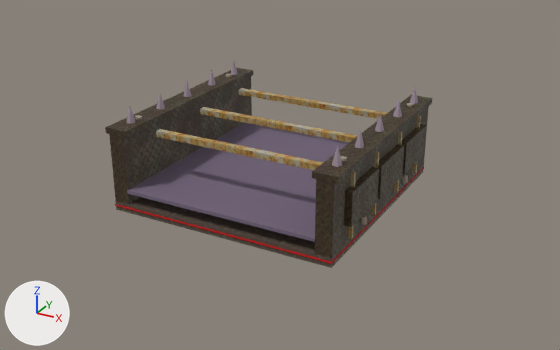
A saved change to the glTF model buildings/conveyor/models/conveyor_wall.glb.
Before and after are seen from a camera (50 mm lens) standing at (3.04, -5.48, 2.89) and looking at (0.07, -0.08, 0.19). The axes (+X, +Y, +Z) are drawn at lower left. The lights are the same throughout. The first picture is the older version. Where no turn or scale is listed for an object, it has been applied to the vertices. Vertices at exactly the same position are counted once.

The first picture shows 'ArmorPlate_1_0', 'ArmorPlate_1_1', 'ArmorPlate_1_2', 'BasePlate', 'BeltSurface', 'CrossBeam_-0.7', 'CrossBeam_0.0', 'CrossBeam_0.7', 'WallCapLeft', 'WallCapRight', 'WallLeft', 'WallRight' and 17 more.
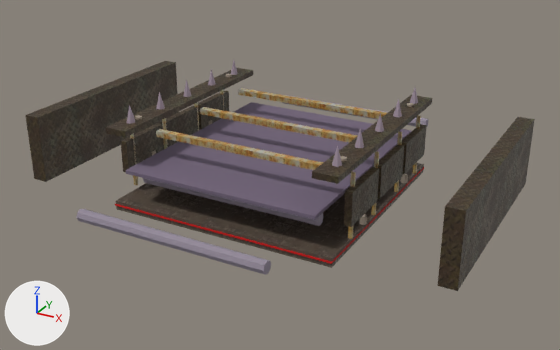
The newer file is also rescaled (x0.5) as a whole; pictures and numbers use the older file's frame.

Location of each change, (x1, y1, x2, y2) in pixels of the pictures (560 x 350 px):
'BeltSurface', moved: before (127, 123, 349, 242); after (125, 102, 412, 220)
'WallLeft', moved: before (109, 76, 252, 204); after (26, 61, 179, 182)
'WallRight', moved: before (315, 106, 429, 258); after (437, 117, 535, 291)
'Roller_0', moved (not visible before): after (76, 209, 271, 275)
'ArmorPlate_-1_0', unchanged, uncovered by the edit: after (121, 123, 164, 172)
'Roller_1', unchanged, uncovered by the edit: after (143, 178, 323, 226)

The change in detail:
me_box_014 is used by ob_beltsurface; location (0.0, 0.0, 0.18).
me_box_014 had 8 vertices, 12 faces and spanned x -0.86..0.86, y -1.0..1.0, z 0.0..0.03.
me_box_014 now has 8 vertices, 12 faces and spans x -0.86..0.86, y -1.0..1.0, z 0.18..0.21.
me_box_014 part 1: the whole mesh is moved by (0.0, 0.0, 0.18).
me_roller is used by ob_roller_0; location (0.0, -0.8, 0.13).
me_roller had 16 vertices, 28 faces and spanned x -0.81..0.81, y -0.05..0.05, z -0.05..0.05.
me_roller now has 16 vertices, 28 faces and spans x -0.81..0.81, y -0.85..-0.75, z 0.08..0.18.
me_roller part 2: the whole mesh is moved by (0.0, -0.8, 0.13).
me_box_001 is used by ob_wallleft; location (-0.93, 0.006, 0.08).
me_box_001 had 8 vertices, 12 faces and spanned x -0.07..0.07, y -1.0..1.0, z 0.0..0.6.
me_box_001 now has 8 vertices, 12 faces and spans x -1.0..-0.86, y -0.99..1.01, z 0.0..0.6.
me_box_001 part 3: the whole mesh is moved by (-0.93, 0.01, 0.0).
me_box_002 is used by ob_wallright; location (0.93, 0.006, 0.08).
me_box_002 had 8 vertices, 12 faces and spanned x -0.07..0.07, y -1.0..1.0, z 0.0..0.6.
me_box_002 now has 8 vertices, 12 faces and spans x 0.86..1.0, y -0.99..1.01, z 0.0..0.6.
me_box_002 part 4: the whole mesh is moved by (0.93, 0.01, 0.0).
